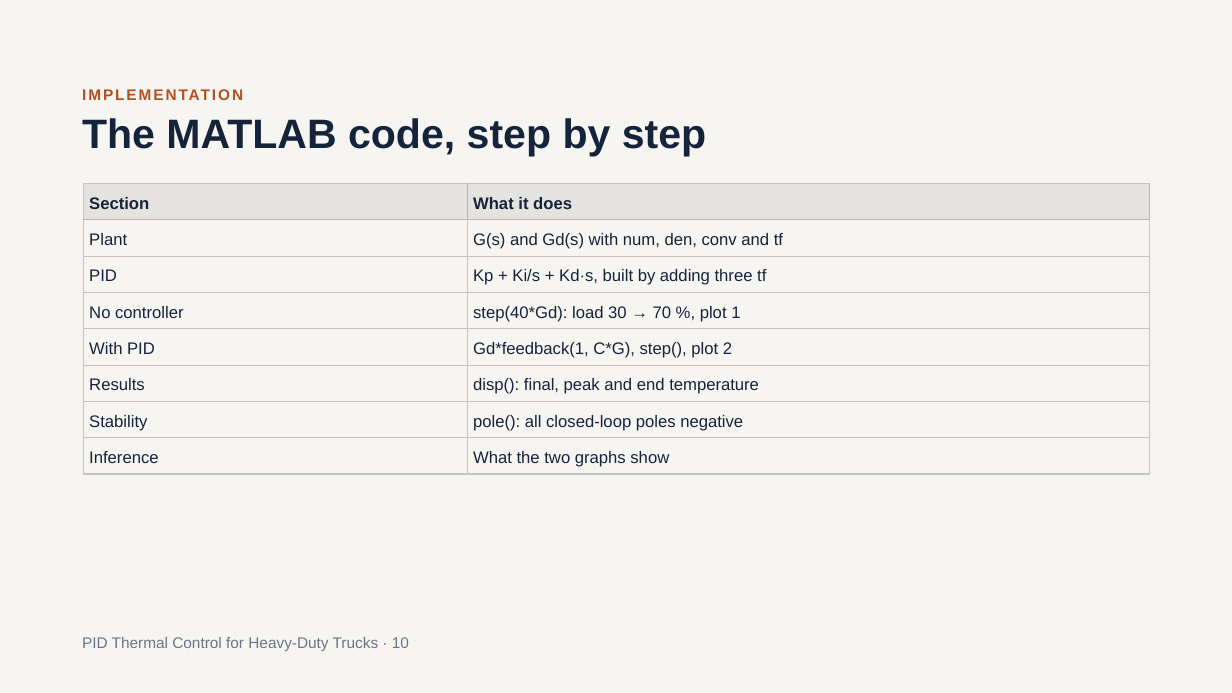
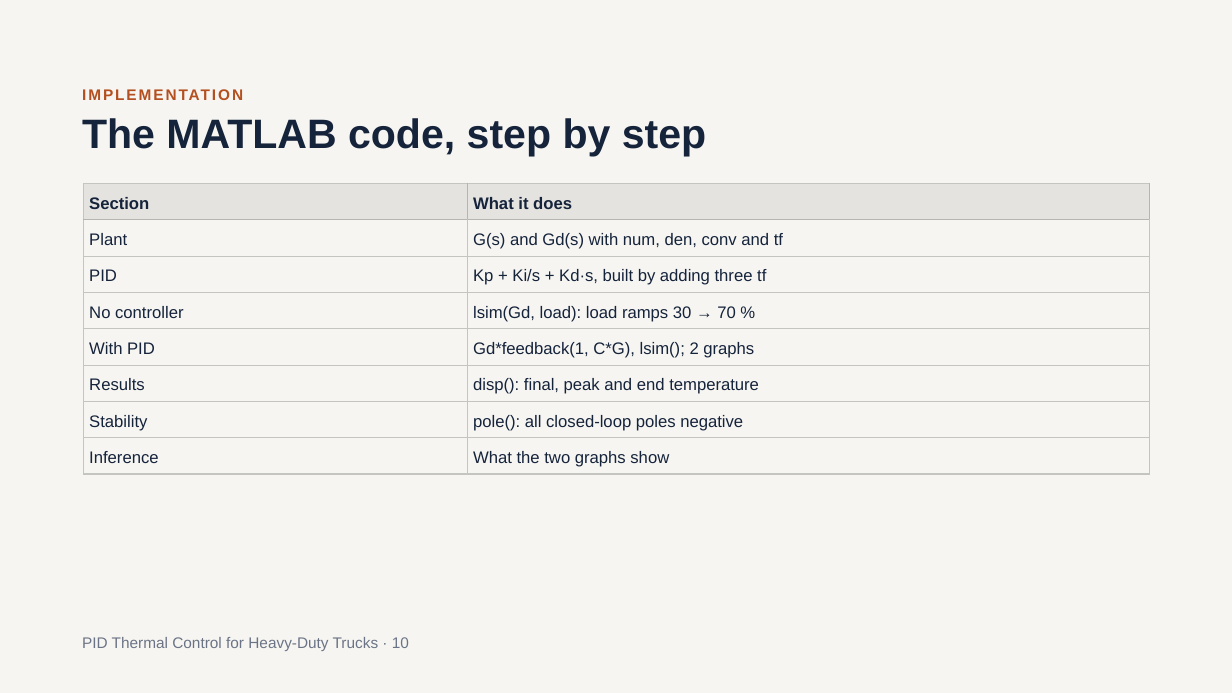
Before and after one commit to SushanthBibi/PID-Cooling-matlab, a slide deck: slide 10 of PID_Thermal_Control_for_Heavy-Duty_Trucks_v2.pptx. Drawn at 1232x693 pixels with LibreOffice and Linux fonts; fonts in the diff are those of the drawing. Boxes give left, top, right and bottom in pixels: in the first picture for what was removed or moved away, otherwise in the second. Text is boxed around its words. In the diff, an @@ line names an element or a change of style, - is before the commit and + after.

```diff
--- a/PID_Thermal_Control_for_Heavy-Duty_Trucks_v2.pptx
+++ b/PID_Thermal_Control_for_Heavy-Duty_Trucks_v2.pptx
@@ table at (83,184,1151,474) @@
-row 4, column 2: step(40*Gd): load 30 → 70 %, plot 1
+row 4, column 2: lsim(Gd, load): load ramps 30 → 70 %
-row 5, column 2: Gd*feedback(1, C*G), step(), plot 2
+row 5, column 2: Gd*feedback(1, C*G), lsim(); 2 graphs
```
Also in this commit, not shown: 4 other slides changed, 1 other file.
